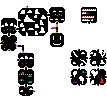
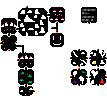
The second (107, 110) image is a revision of the first. Changes to its layers:
showed "conduits", painted on it over [3, 6, 107, 91]
showed "additional" over [3, 7, 96, 92]
painted on "connect" over [8, 27, 56, 92]
showed "level" over [3, 6, 107, 92]
